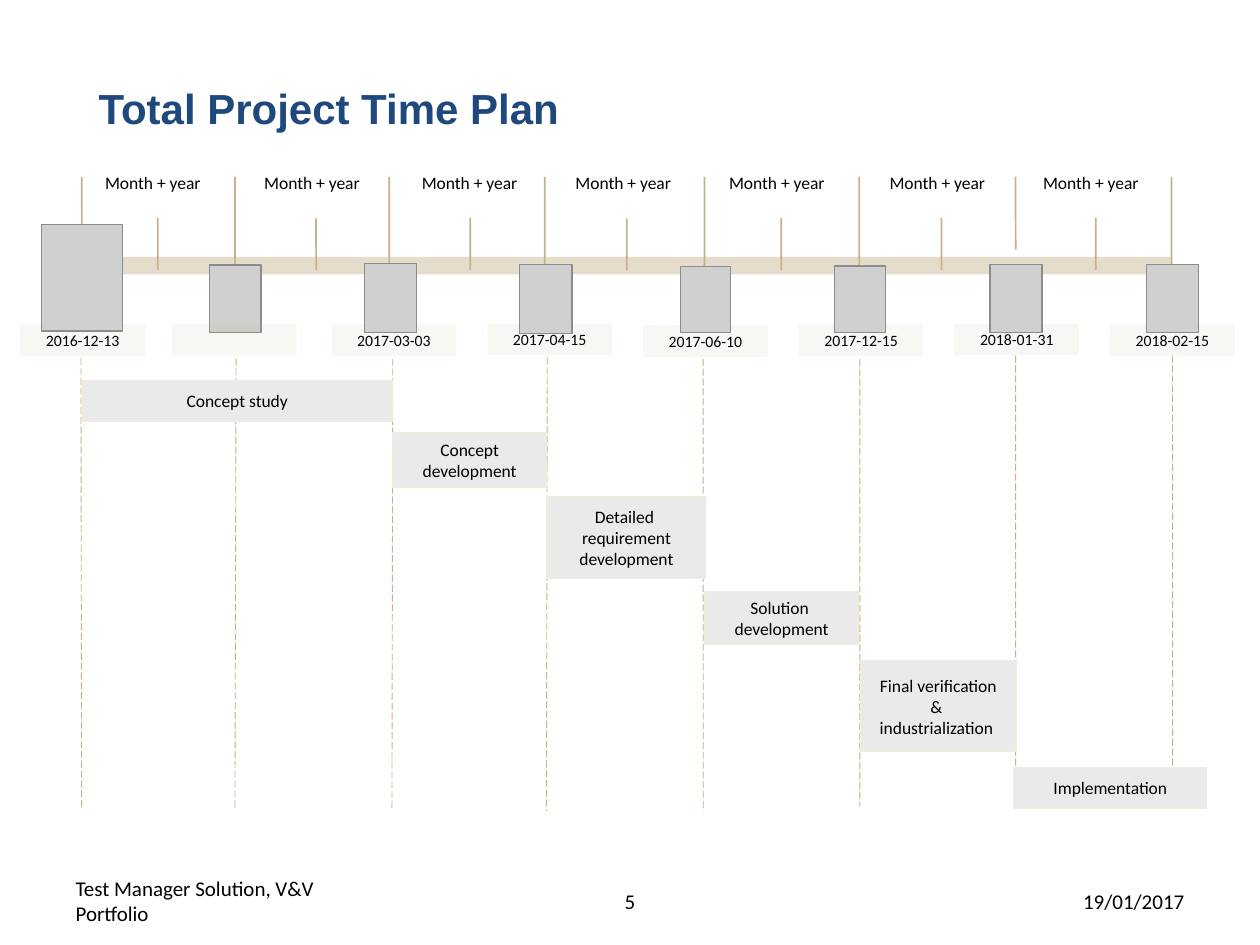
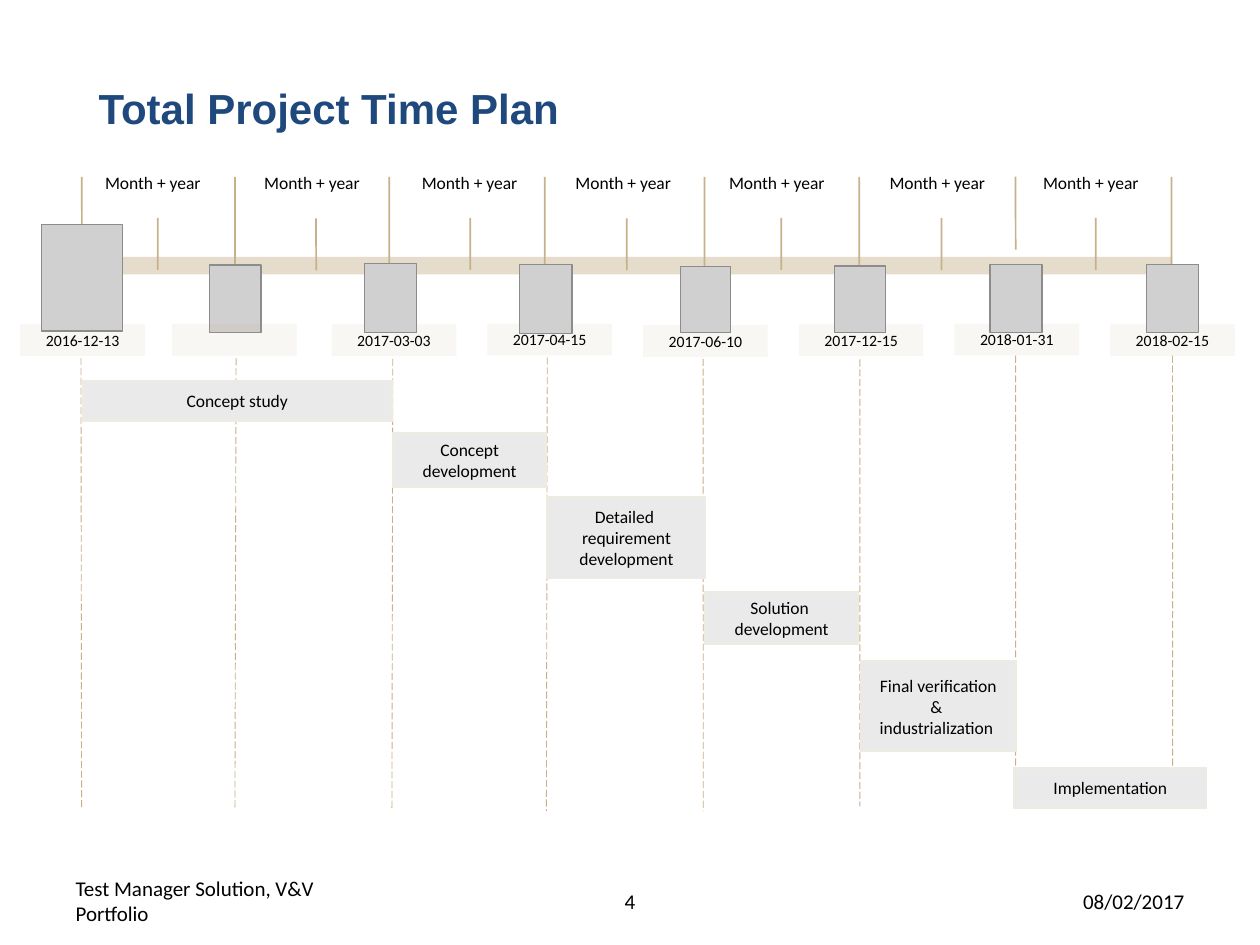
Before and after one commit to perlovdinger/testManagement, a slide deck: slide 4 of 5_Architecture/Architecture_And_More.pptx (slide 5 before the commit). Drawn at 1260x945 pixels with LibreOffice and Linux fonts; fonts in the diff are those of the drawing; grey boxes stand for pictures. Boxes give left, top, right and bottom in pixels: in the first picture for what was removed or moved away, otherwise in the second. Text is boxed around its words. In the diff, an @@ line names an element or a change of style, - is before the commit and + after.

```diff
--- a/5_Architecture/Architecture_And_More.pptx
+++ b/5_Architecture/Architecture_And_More.pptx
@@ page number at [625, 895, 636, 909]: text changed @@
-5
+4
@@ text at [1083, 894, 1184, 910]: text changed @@
-19/01/2017
+08/02/2017
```
Also in this commit, not shown: 2 other slides changed, 2 slides added, 2 slides removed, 36 other files.
